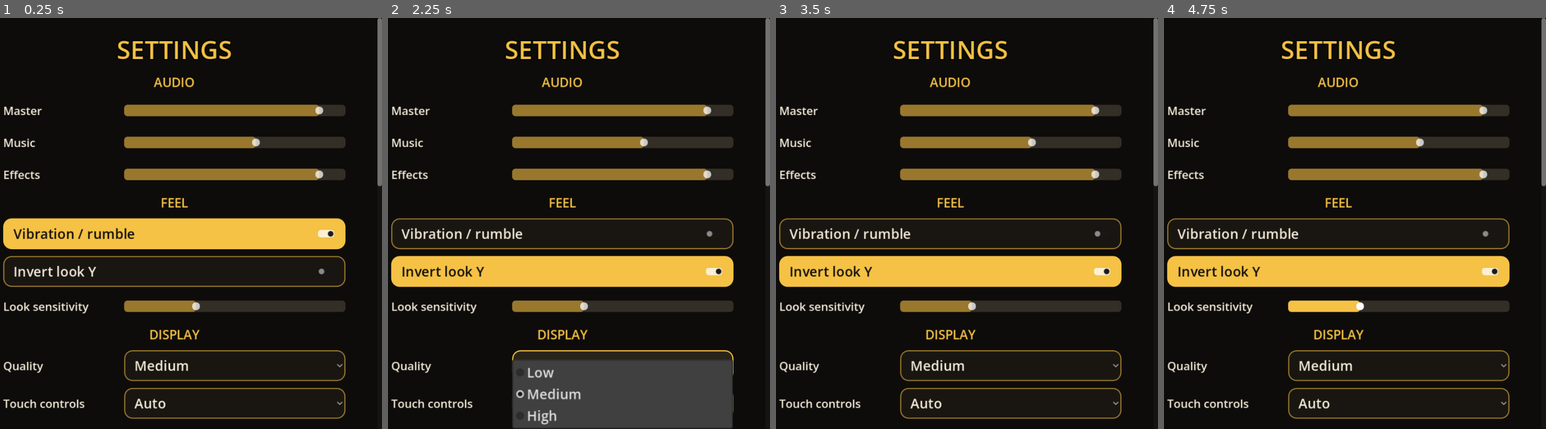
Above: before the commit, frames 1-4 (left to right).
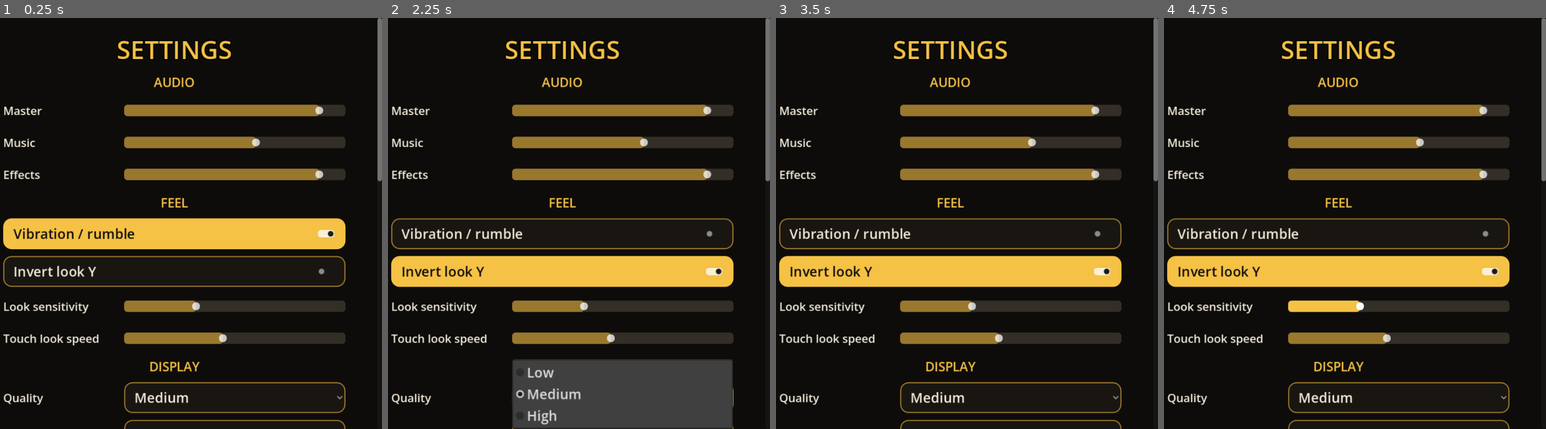
Above: after the commit, the same moments.

Repository: Namastegeitz/Eddie-G
Game: Godot game, scene res://scenes/ui/settings_menu.tscn
Two runs of this game, one before a commit and one after it. Both use one fixed random seed, a clock stepped at 60 frames per second and the inputs below. This scene is started directly instead of the project's main scene. Sound files missing from this copy of the repository are replaced by a short silence.
Inputs (mouse positions are in pixels of both pictures, inside the frame that each line leads up to):
- Up to frame 1 (0.25 s): no input
- Up to frame 2 (2.25 s): click "Vibration / rumble" at 0.5 s; click "Invert look Y" at 1.25 s; click "Medium" at 2 s
- Up to frame 3 (3.5 s): click (1009, 404) at 2.75 s, where only the run before the commit has a clickable "Auto"
- Up to frame 4 (4.75 s): tap Enter at 3.5 s; move the mouse to (1431, 202) at 3.52 s; hold D 3.53-4.25 s; tap C at 3.6 s; click (1431, 202) at 3.67 s; tap Space at 3.77, 4.07 s; drag from (1259, 244) to (1320, 305) at 4.27 s

The runs differ from the first frame. In frame 1, 4.7% of the frame differs, in the area x 0-100%, y 39-100%; in frame 2, 3.7%; in frame 3, 4.7%; in frame 4, 4.7%.

Commit message:
Bug's-Eye View: longer pickup messages, slower and smoother touch look
- Bug food and crumb gems show their name and effect in their own panel:
  6 s for gems, 3.5 s for food, then a fade. Other messages no longer cut it
  short, and it stays clear of the stealth meters in portrait.
- Touch look turns the view at about 40% of the old speed and eases in over a
  few frames instead of snapping. New "Touch look speed" slider in Settings
  (separate from mouse/stick sensitivity).
- Phase audit section 10 covers both. Smoke 120, audit 248 (221 in the
  exported pack), all passing.

Co-Authored-By: Claude Opus 5.5 <noreply@anthropic.com>
Claude-Session: https://claude.ai/code/session_01QbbmFMpD3RFwrjJxN5ywBQ

Diff:
--- a/apps/bugs-eye-view/autoload/input_router.gd
+++ b/apps/bugs-eye-view/autoload/input_router.gd
@@ -23,11 +23,14 @@
 
 var enabled: bool = false
 var look_sensitivity: float = 1.0
+## Separate from mouse/stick: how fast dragging on the touch screen turns the view.
+var touch_look_sensitivity: float = 1.0
 var invert_y: bool = false
 
 var _touch_mode: bool = false
 var _touch_move: Vector2 = Vector2.ZERO
 var _look_accum: Vector2 = Vector2.ZERO
+var _touch_look_accum: Vector2 = Vector2.ZERO
 var _touch_held: Dictionary = {}
 var _capture_grace := 0.0
 
@@ -102,6 +105,7 @@
 
 func _on_settings_changed() -> void:
 	look_sensitivity = float(SaveSystem.get_setting("look_sensitivity", 1.0))
+	touch_look_sensitivity = float(SaveSystem.get_setting("touch_look_sensitivity", 1.0))
 	invert_y = bool(SaveSystem.get_setting("invert_y", false))
 	refresh_touch_mode()
 
@@ -198,6 +202,7 @@
 	if not on:
 		_touch_move = Vector2.ZERO
 		_look_accum = Vector2.ZERO
+		_touch_look_accum = Vector2.ZERO
 		for a: StringName in _touch_held.keys():
 			if _touch_held[a]:
 				action_released.emit(a)
@@ -299,7 +304,18 @@
 
 
 func add_touch_look(d: Vector2) -> void:
-	_look_accum += d
+	_touch_look_accum += d
+
+
+## Touch-drag look since last call (the camera eases it in; see FollowCamera).
+func get_touch_look_delta() -> Vector2:
+	var d := _touch_look_accum * touch_look_sensitivity
+	_touch_look_accum = Vector2.ZERO
+	if not enabled:
+		return Vector2.ZERO
+	if invert_y:
+		d.y = -d.y
+	return d
 
 
 func set_touch_action(action: StringName, pressed: bool) -> void:
--- a/apps/bugs-eye-view/autoload/save_system.gd
+++ b/apps/bugs-eye-view/autoload/save_system.gd
@@ -32,6 +32,7 @@
 			"quality": "medium",
 			"touch_controls": "auto",
 			"look_sensitivity": 1.0,
+			"touch_look_sensitivity": 1.0,
 			"invert_y": false,
 		},
 		"bindings": {},
--- a/apps/bugs-eye-view/scripts/camera/follow_camera.gd
+++ b/apps/bugs-eye-view/scripts/camera/follow_camera.gd
@@ -12,7 +12,10 @@
 @export var look_scale: float = 0.004
 
 var target: BugBase
+## How quickly a touch drag turns the view: lower = smoother and slower.
+@export var touch_look_smoothing: float = 9.0
 var yaw := 0.0
+var _touch_pending := Vector2.ZERO
 var pitch := -0.35
 var camera: Camera3D
 var arm: SpringArm3D
@@ -58,6 +61,7 @@
 
 
 func snap() -> void:
+	_touch_pending = Vector2.ZERO
 	if target:
 		global_position = target.global_position + Vector3.UP * height
 		rotation = Vector3(pitch, yaw, 0.0)
@@ -68,6 +72,11 @@
 	if target == null or not is_instance_valid(target):
 		return
 	var look := InputRouter.get_look_delta(delta)
+	# Touch drags are eased in over a few frames instead of snapping.
+	_touch_pending += InputRouter.get_touch_look_delta()
+	var step := _touch_pending * (1.0 - exp(-touch_look_smoothing * delta))
+	_touch_pending -= step
+	look += step
 	yaw -= look.x * look_scale
 	pitch = clampf(pitch - look.y * look_scale, min_pitch, max_pitch)
 	rotation = Vector3(pitch, yaw, 0.0)
--- a/apps/bugs-eye-view/scripts/ui/hud.gd
+++ b/apps/bugs-eye-view/scripts/ui/hud.gd
@@ -22,7 +22,15 @@
 var _touch: TouchControls
 var _alarm: AlarmGauge
 var _effects: Label
+var _pickup: PanelContainer
+var _pickup_title: Label
+var _pickup_text: Label
+var _pickup_tween: Tween
 var _root: Control
+
+## How long a pickup's name and description stay up (seconds, before fading).
+const PICKUP_TIME_GEM := 6.0
+const PICKUP_TIME_FOOD := 3.5
 
 
 func _ready() -> void:
@@ -74,6 +82,7 @@
 	_toast.offset_bottom = 90
 	_toast.modulate.a = 0.0
 	_root.add_child(_toast)
+	_build_pickup_panel()
 	_reticle = Control.new()
 	_reticle.set_anchors_preset(Control.PRESET_CENTER)
 	_reticle.mouse_filter = Control.MOUSE_FILTER_IGNORE
@@ -92,6 +101,52 @@
 	l.add_theme_constant_override("outline_size", 6)
 	l.add_theme_color_override("font_outline_color", Color(0, 0, 0, 0.9))
 	return l
+
+
+## A panel for bug food and crumb gems: the name in the item's colour and what
+## it does, on its own so other messages don't cut it short.
+func _build_pickup_panel() -> void:
+	_pickup = PanelContainer.new()
+	_pickup.add_theme_stylebox_override("panel", UIKit._box(Color(0.06, 0.05, 0.04, 0.85), UIKit.GOLD, 2))
+	_pickup.anchor_left = 0.0
+	_pickup.anchor_right = 1.0
+	_pickup.anchor_top = 0.0
+	_pickup.anchor_bottom = 0.0
+	_pickup.offset_top = 196
+	_pickup.offset_bottom = 196
+	_pickup.mouse_filter = Control.MOUSE_FILTER_IGNORE
+	_pickup.modulate.a = 0.0
+	_pickup.visible = false
+	var box := UIKit.vbox(4)
+	box.mouse_filter = Control.MOUSE_FILTER_IGNORE
+	_pickup.add_child(box)
+	_pickup_title = _make_label("", 30, UIKit.GOLD)
+	box.add_child(_pickup_title)
+	_pickup_text = _make_label("", 22, UIKit.TEXT)
+	_pickup_text.autowrap_mode = TextServer.AUTOWRAP_WORD_SMART
+	box.add_child(_pickup_text)
+	_root.add_child(_pickup)
+
+
+func show_pickup(def: ItemDef) -> void:
+	if def == null:
+		return
+	var gem := def.kind == ItemDef.Kind.GEM
+	_pickup_title.text = def.display_name.to_upper()
+	_pickup_title.add_theme_color_override("font_color", def.color.lerp(Color.WHITE, 0.25))
+	_pickup_text.text = def.blurb
+	# Stay clear of the stealth meters on the left, centred on wide screens.
+	var w := _root.size.x
+	_pickup.offset_left = maxf(170.0, w * 0.15)
+	_pickup.offset_right = -maxf(16.0, w * 0.15)
+	_pickup.visible = true
+	_pickup.modulate.a = 1.0
+	if _pickup_tween:
+		_pickup_tween.kill()
+	_pickup_tween = create_tween()
+	_pickup_tween.tween_interval(PICKUP_TIME_GEM if gem else PICKUP_TIME_FOOD)
+	_pickup_tween.tween_property(_pickup, "modulate:a", 0.0, 0.8)
+	_pickup_tween.tween_callback(func() -> void: _pickup.visible = false)
 
 
 func _build_top() -> void:
@@ -153,6 +208,7 @@
 	lvl.objective_changed.connect(func(t: String) -> void: _objective.text = t)
 	lvl.hint_changed.connect(func(t: String) -> void: toast(t))
 	lvl.boss_announced.connect(_on_boss)
+	lvl.item_picked.connect(show_pickup)
 	lvl.close_call.connect(func() -> void: toast("CLOSE CALL!"))
 	PerceptionSystem.alarm_raised.connect(_on_alarm_raised)
 	PerceptionSystem.alarm_cleared.connect(_on_alarm_cleared)
--- a/apps/bugs-eye-view/scripts/ui/settings_menu.gd
+++ b/apps/bugs-eye-view/scripts/ui/settings_menu.gd
@@ -24,6 +24,7 @@
 	col.add_child(_toggle("Vibration / rumble", "haptics"))
 	col.add_child(_toggle("Invert look Y", "invert_y"))
 	col.add_child(_slider("Look sensitivity", "look_sensitivity", 0.3, 2.5))
+	col.add_child(_slider("Touch look speed", "touch_look_sensitivity", 0.2, 2.0))
 	col.add_child(_section("Display"))
 	col.add_child(_options("Quality", "quality", ["low", "medium", "high"]))
 	col.add_child(_options("Touch controls", "touch_controls", ["auto", "on", "off"]))
--- a/apps/bugs-eye-view/scripts/ui/touch_controls.gd
+++ b/apps/bugs-eye-view/scripts/ui/touch_controls.gd
@@ -8,7 +8,9 @@
 const ACTIONS: Array[StringName] = [&"primary", &"jump", &"secondary", &"dodge", &"interact", &"sense"]
 const TAP_TIME := 0.25
 const TAP_MOVE := 14.0
-const LOOK_GAIN := 1.4
+## Drag-to-look gain (was 1.4: too twitchy on phones). Players can scale it
+## with "Touch look speed" in Settings.
+const LOOK_GAIN := 0.6
 
 var player: BugBase
 var _labels: Dictionary = {}
--- a/apps/bugs-eye-view/scripts/world/level.gd
+++ b/apps/bugs-eye-view/scripts/world/level.gd
@@ -9,6 +9,8 @@
 signal hint_changed(text: String)
 signal boss_announced(title: String, subtitle: String)
 signal close_call
+## Bug food or a crumb gem was picked up (the HUD shows what it does).
+signal item_picked(def: ItemDef)
 
 static var current: Level = null
 
@@ -192,7 +194,7 @@
 func _on_item_collected(item: PickupItem) -> void:
 	if item.def == null or player == null:
 		return
-	var line := PowerUps.apply(item.def, player)
+	PowerUps.apply(item.def, player)
 	if run:
 		if item.is_gem():
 			run.gems.append(item.def.id)
@@ -201,7 +203,7 @@
 		else:
 			run.foods_eaten += 1
 			run.food_points += item.def.points
-	set_hint(line)
+	item_picked.emit(item.def)
 
 
 ## Kibble and other big meals count as several crumbs.
--- a/apps/bugs-eye-view/tests/phase_audit.gd
+++ b/apps/bugs-eye-view/tests/phase_audit.gd
@@ -31,6 +31,8 @@
 		await _phase8()
 	if only in [0, 9]:
 		await _phase9()
+	if only in [0, 10]:
+		await _phase10()
 	finish("phase audit")
 
 
@@ -1600,3 +1602,57 @@
 	lvl.run.won = true
 	check(bool(lvl.run.badges(240.0)["gem_hunter"]), "two gems in a won run earns the Gem Hunter badge")
 	await unload(lvl)
+
+
+# --- Update: time to read pickups, gentler touch look ----------------------------
+
+func _touch_turn(lvl: Level, at: Vector2, px: float) -> Array:
+	var cam := lvl.camera
+	var yaw0 := cam.yaw
+	touch(3, at, true)
+	drag(3, at + Vector2(px, 0), Vector2(px, 0))
+	await get_tree().process_frame
+	var first := absf(cam.yaw - yaw0)
+	await frames(60)
+	touch(3, at + Vector2(px, 0), false)
+	return [first, absf(cam.yaw - yaw0)]
+
+
+func _phase10() -> void:
+	print("-- Update: pickups stay on screen longer, slower and smoother touch look")
+	SaveSystem.data = SaveSystem.default_data()
+	var lvl := await load_level(&"kitchen", &"cockroach")
+	HouseClock.set_hour(13.5)
+	var hud := _hud(lvl)
+	await _grab(lvl, &"gem_amber")
+	check(hud._pickup.visible and String(hud._pickup_title.text).contains("AMBER") and String(hud._pickup_text.text).contains("Freeze"),
+		"picking up a gem shows its name and what it does (%s)" % hud._pickup_title.text)
+	lvl.set_hint("Threat stunned!")
+	await frames(5 * 60)
+	check(hud._pickup.visible and hud._pickup.modulate.a > 0.95 and String(hud._pickup_text.text).contains("Freeze"),
+		"the gem's description stays fully readable for 5 seconds, even when other messages pop up")
+	await frames(150)
+	check(not hud._pickup.visible, "then fades away")
+	await _grab(lvl, &"sugar_cube")
+	await frames(3 * 60)
+	var food_up: bool = hud._pickup.visible and hud._pickup.modulate.a > 0.95
+	await frames(2 * 60)
+	check(food_up and not hud._pickup.visible, "bug food shows for about 3.5 seconds")
+
+	# Touch look: drag on the open screen (not the stick or buttons).
+	SaveSystem.set_setting("touch_controls", "on")
+	await frames(2)
+	var tc: TouchControls = null
+	for n in lvl.find_children("*", "Control", true, false):
+		if n is TouchControls:
+			tc = n
+	var at := Vector2(tc.size.x * 0.55, tc.size.y * 0.3)
+	var turn: Array = await _touch_turn(lvl, at, 100.0)
+	check(turn[1] > 0.15 and turn[1] < 0.3, "a 100-pixel drag turns the view gently (%.2f rad; it was 0.56)" % turn[1])
+	check(turn[0] < turn[1] * 0.4, "the turn eases in over several frames instead of snapping (%.2f of %.2f)" % [turn[0], turn[1]])
+	SaveSystem.set_setting("touch_look_sensitivity", 0.5)
+	var slow: Array = await _touch_turn(lvl, at, 100.0)
+	check(absf(slow[1] - turn[1] * 0.5) < 0.03, "\"Touch look speed\" in Settings scales it (%.2f at 0.5x)" % slow[1])
+	SaveSystem.set_setting("touch_look_sensitivity", 1.0)
+	SaveSystem.set_setting("touch_controls", "auto")
+	await unload(lvl)
Not shown, changed: STATUS.md
Not shown, changed: apps/bugs-eye-view/RUN.md
